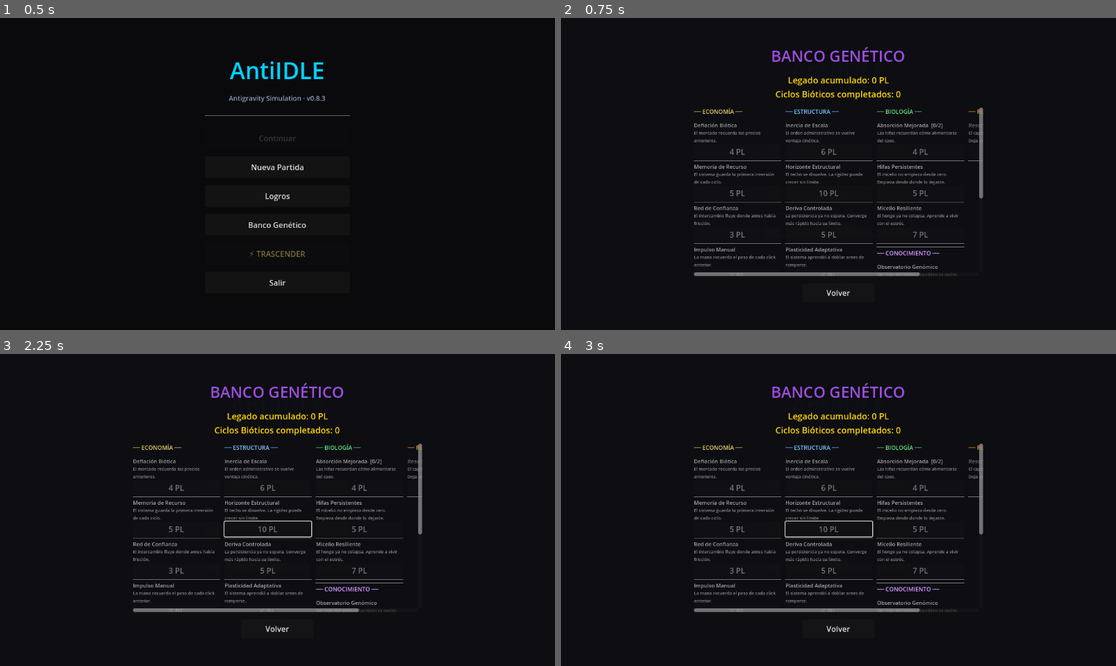
Above: before the commit, frames 1-4 (two rows, left to right).
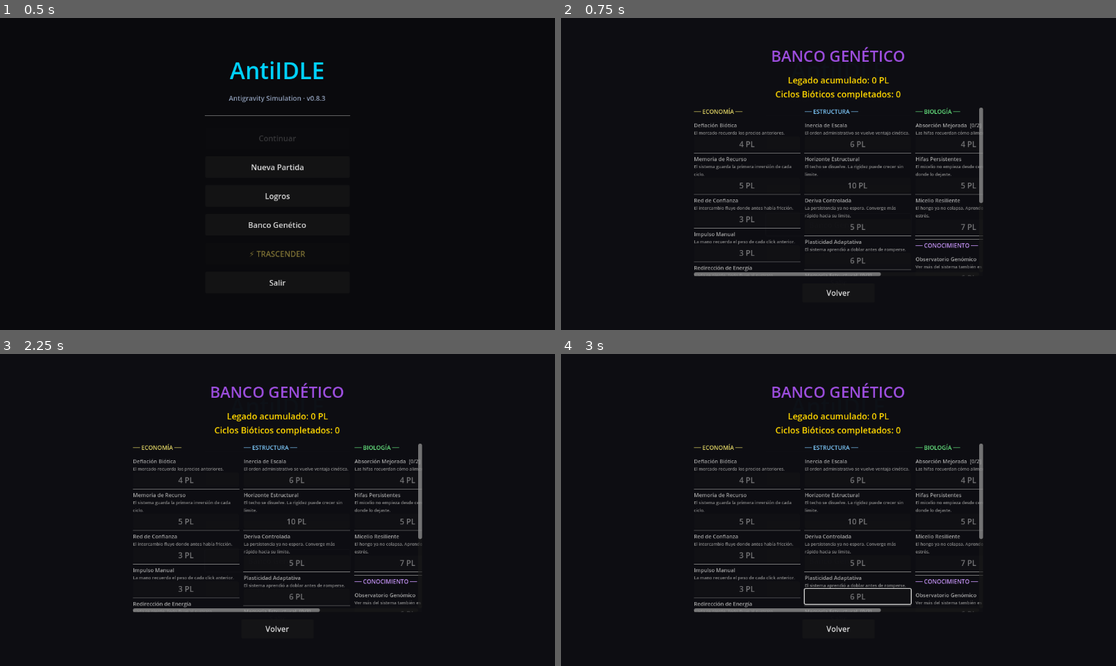
Above: after the commit, the same moments.

Repository: amurito/godot-idle-game
Game: Godot game, scene res://MainMenu.tscn
The game is run twice, just before and just after one commit, with the same random seed, the same clock (stepped at 60 frames per second) and the same inputs.
Inputs:
- Up to frame 1 (0.5 s): no input
- Up to frame 2 (0.75 s): click "Banco Genético" at 0.5 s
- Up to frame 3 (2.25 s): click "Nueva Partida" at 1.25 s; click "Logros" at 2 s
- Up to frame 4 (3 s): click "⚡ TRASCENDER" at 2.75 s

Frame 1 is identical in both runs. In frame 2, 4.9% of the frame differs, in the area x 23-77%, y 28-83%; in frame 3, 5.0%; in frame 4, 5.2%.

Commit message:
feat: Aumentar tamaño panel Banco Genético — 1200x750 y columnas 220px
- Panel: 980x640 → 1200x750
- Viewport ratios: (0.92, 0.88) → (0.95, 0.92)
- Ancho columnas: 180 → 220 px
- Aplica a ambos: MainMenu y pantalla de juego

Soluciona feedback: panel muy chico en MainMenu, podía ser más grande en-game.

Co-Authored-By: Claude Sonnet 4.6 <noreply@anthropic.com>

Diff:
--- a/MainMenu.gd
+++ b/MainMenu.gd
@@ -264,7 +264,7 @@
 func _on_legacy_pressed():
 	legacy_panel.visible = true
 	var vp := get_viewport_rect()
-	legacy_panel.custom_minimum_size = Vector2(min(980, vp.size.x * 0.92), min(640, vp.size.y * 0.88))
+	legacy_panel.custom_minimum_size = Vector2(min(1200, vp.size.x * 0.95), min(750, vp.size.y * 0.92))
 	_update_legacy_view()
 
 func _on_back_pressed():
@@ -301,7 +301,7 @@
 
 	for group in col_groups:
 		var col: VBoxContainer = VBoxContainer.new()
-		col.custom_minimum_size.x = 180
+		col.custom_minimum_size.x = 220
 		col.size_flags_horizontal = Control.SIZE_EXPAND_FILL
 		col.add_theme_constant_override("separation", 3)
 		var col_has_items: bool = false
--- a/main.gd
+++ b/main.gd
@@ -1535,7 +1535,7 @@
 	legacy_panel.visible = true
 	$DimmerBackground.visible = true
 	var vp := get_viewport_rect()
-	legacy_panel.custom_minimum_size = Vector2(min(980, vp.size.x * 0.92), min(640, vp.size.y * 0.88))
+	legacy_panel.custom_minimum_size = Vector2(min(1200, vp.size.x * 0.95), min(750, vp.size.y * 0.92))
 	_refresh_legacy_store()
 
 func _on_close_legacy_pressed():
@@ -1570,7 +1570,7 @@
 
 	for group in col_groups:
 		var col: VBoxContainer = VBoxContainer.new()
-		col.custom_minimum_size.x = 180
+		col.custom_minimum_size.x = 220
 		col.size_flags_horizontal = Control.SIZE_EXPAND_FILL
 		col.add_theme_constant_override("separation", 3)
 		var col_has_items: bool = false
